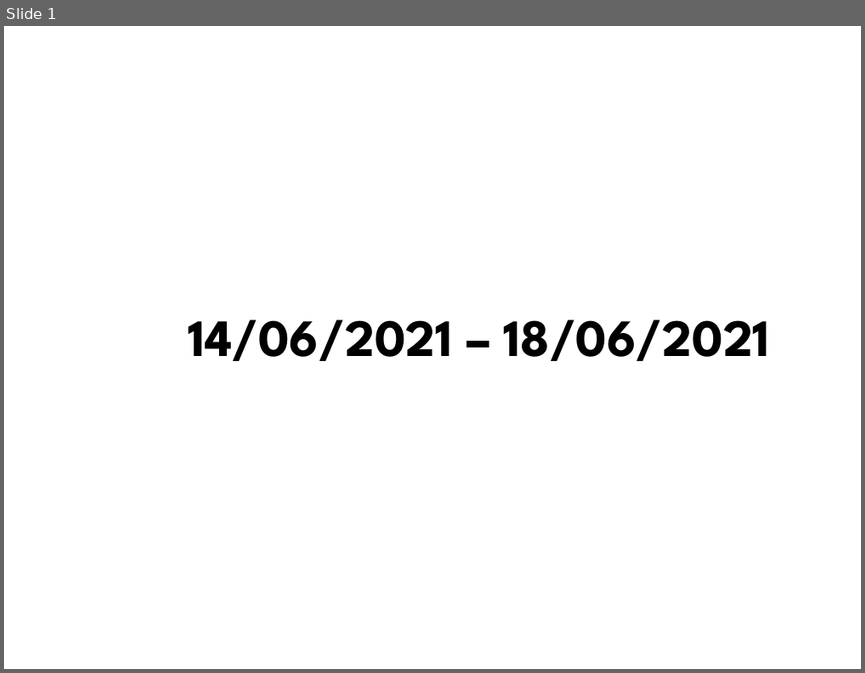
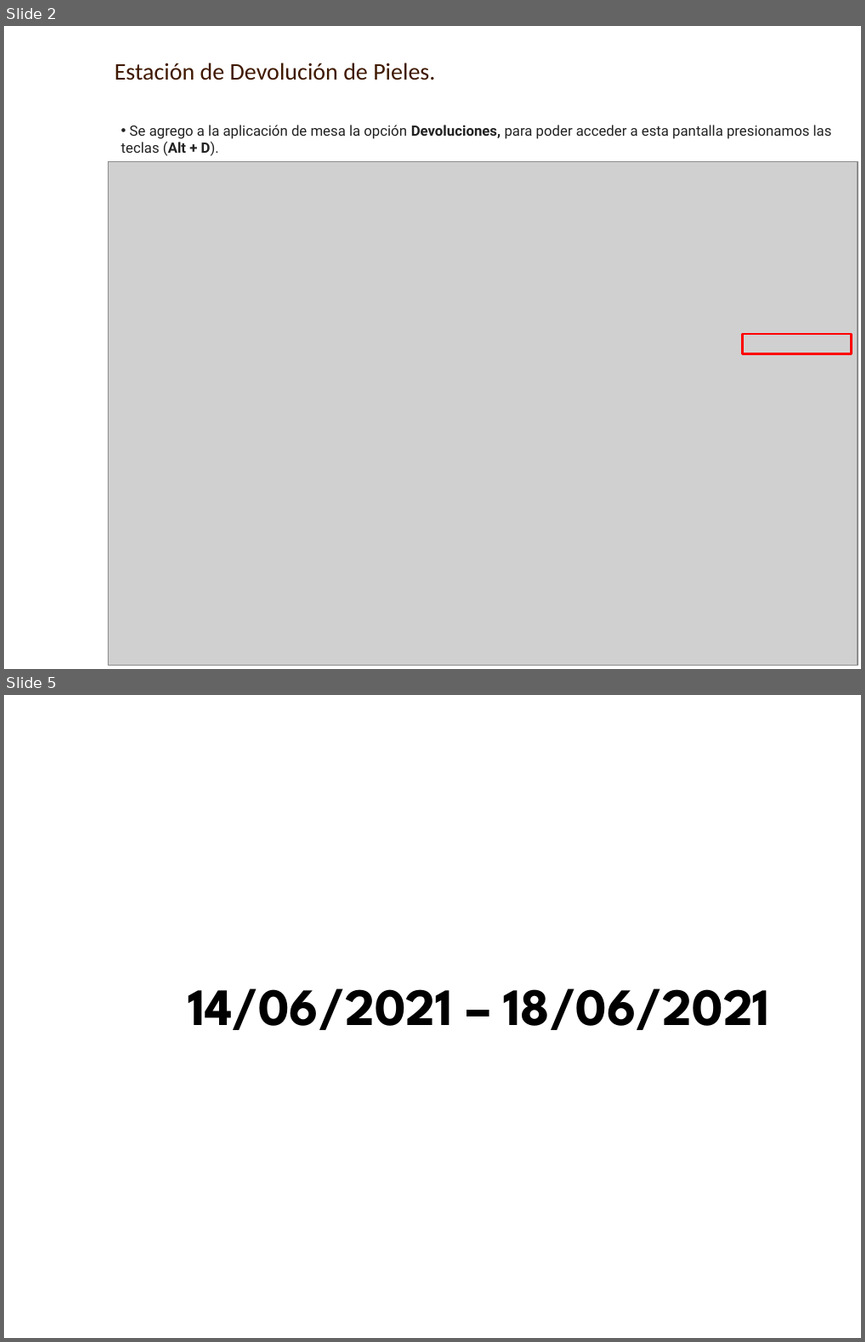
Before and after one commit to AXDELAROSA/CLASIFICACION_PIELES, a slide deck: Scripts_R100_Materiales/Folios_Transaccion/Docs/IT_DEV_FOLIOS_22102020.pptx. Shown one above the other, each under a label of ours: slide 1 before the commit, slides 2 and 5 after it; the slides between them are not shown. The pictures are 865x673 and 865x1342 pixels, drawn with LibreOffice and Linux fonts; fonts in the diff are those of the drawing; grey boxes stand for pictures; background and template pictures are left out. Boxes give left, top, right and bottom in pixels: in the first picture for what was removed or moved away, otherwise in the second. Text is boxed around its words. In the diff, an @@ line names an element or a change of style, - is before the commit and + after.

Commit message:
CAMBIOS PARA DEVOLUCION Y TRASPASOS DE PIEL EN MESASDE PRODUCCION

```diff
--- a/Scripts_R100_Materiales/Folios_Transaccion/Docs/IT_DEV_FOLIOS_22102020.pptx
+++ b/Scripts_R100_Materiales/Folios_Transaccion/Docs/IT_DEV_FOLIOS_22102020.pptx
@@ slide 2 added at (4,26,861,669), background picture (left out) @@
@@ text added at (114,63,435,80), 20 pt, text #3F1900 @@
+Estación de Devolución de Pieles.
@@ text added at (121,125,832,156), 12 pt, text #222222 @@
+• Se agrego a la aplicación de mesa la opción Devoluciones, para poder acceder a esta pantalla presionamos las teclas (Alt + D).
@@ picture added at (109,161,857,664) @@
@@ rectangle added at (742,334,851,354), outline #FF0000 2 pt @@
@@ what was slide 1 is now slide 5 @@
```
Also in this commit, not shown: 3 other slides added, 9 other files.
